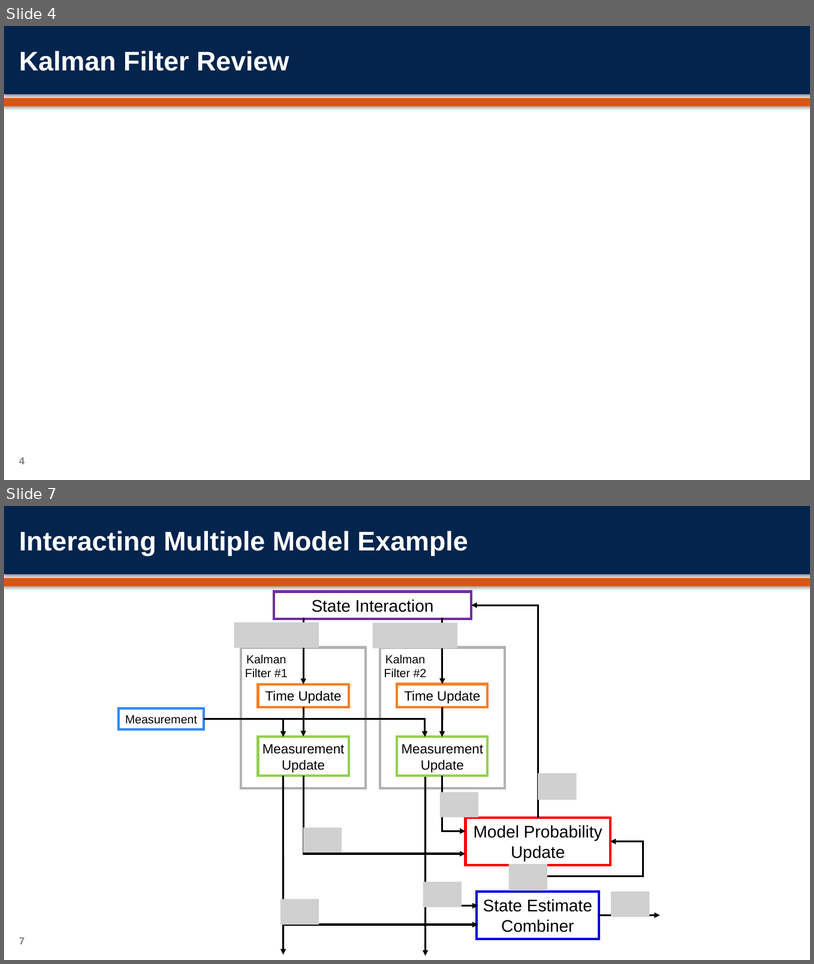
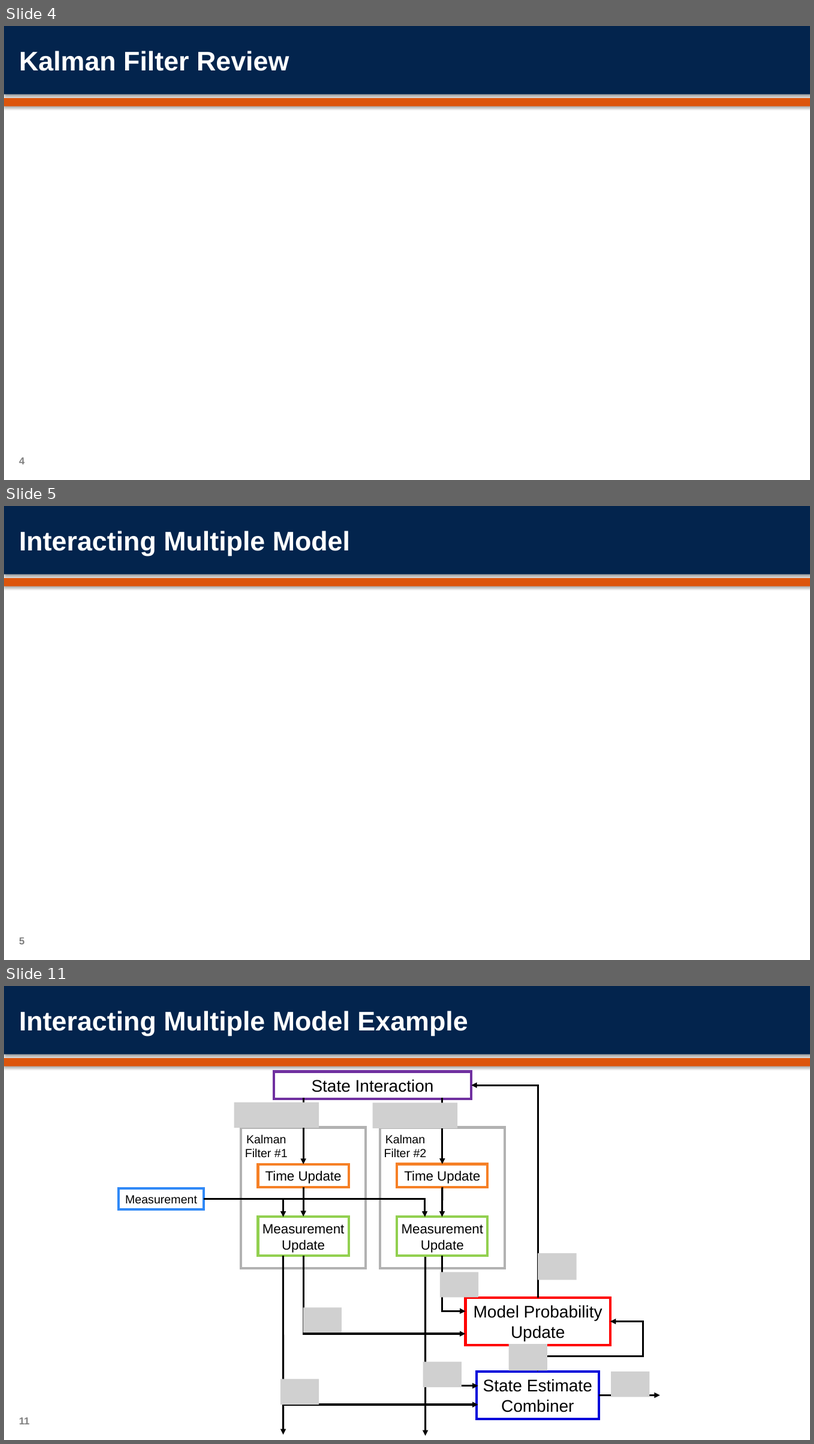
Before and after one commit to orenmillerrr/Optimal-Final-Project, a slide deck: report/OptimalFinalPresentation.pptx. Shown one above the other, each under a label of ours: slides 4 and 7 before the commit, slides 4, 5 and 11 after it; the slides between them are not shown. The pictures are 814x964 and 814x1444 pixels, drawn with LibreOffice and Linux fonts; fonts in the diff are those of the drawing; grey boxes stand for pictures; background and template pictures are left out. Boxes give left, top, right and bottom in pixels: in the first picture for what was removed or moved away, otherwise in the second. Text is boxed around its words. In the diff, an @@ line names an element or a change of style, - is before the commit and + after.

```diff
--- a/report/OptimalFinalPresentation.pptx
+++ b/report/OptimalFinalPresentation.pptx
@@ slide 5 added at box(4, 506, 810, 960), background #FFFFFF; not listed: 2 template elements that a slide beside it also shows @@
@@ title added at box(19, 531, 350, 555), 32 pt, text #FFFFFF, bold @@
+Interacting Multiple Model
@@ page number added at box(19, 937, 24, 944), 12 pt, text #7F7F7F, bold @@
+5
@@ what was slide 7 is now slide 11 @@
@@ page number at box(19, 1417, 30, 1424): text changed @@
-7
+11
```
Also in this commit, not shown: 2 slides changed, 6 other slides added.
